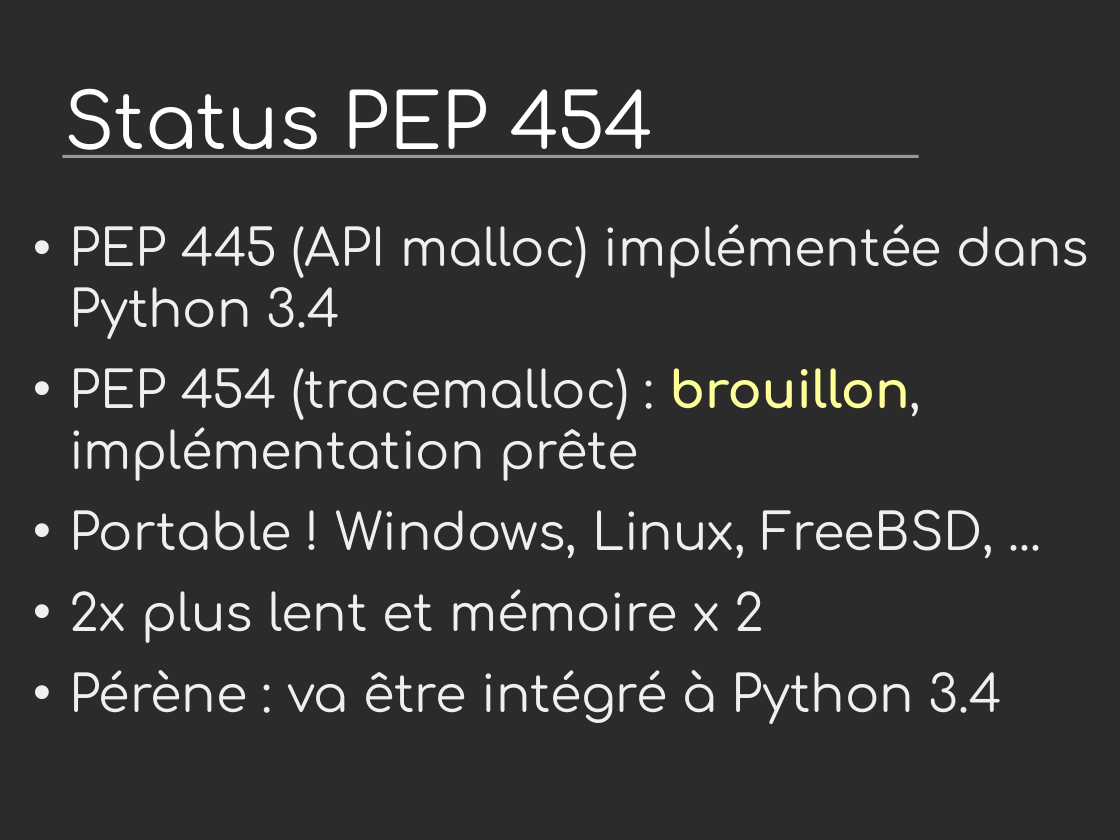
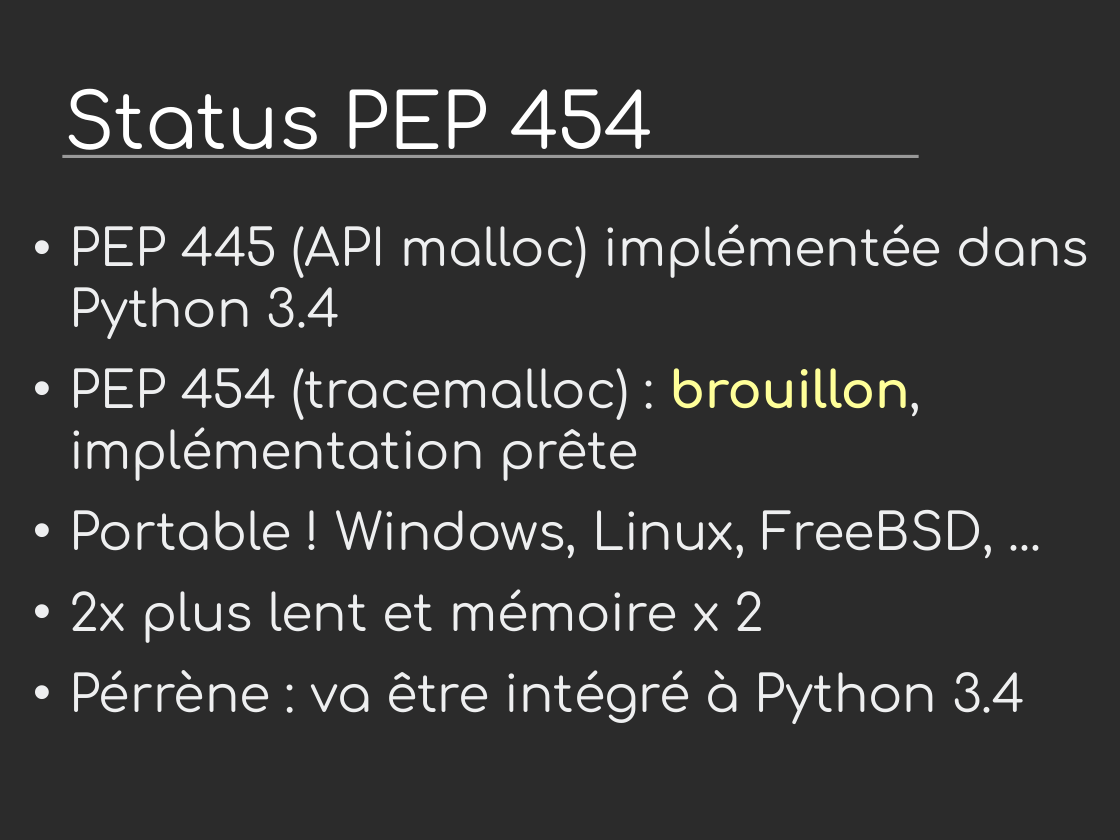
Before and after one commit to vstinner/talks, a slide deck: slide 24 of 2013-PyconFR-Strasbourg/tracemalloc.odp. Drawn at 1120x840 pixels with LibreOffice and Linux fonts; fonts in the diff are those of the drawing; background and template pictures are left out; a plain dark background stands for a picture behind light text. Boxes give left, top, right and bottom in pixels: in the first picture for what was removed or moved away, otherwise in the second. Text is boxed around its words. In the diff, an @@ line names an element or a change of style, - is before the commit and + after.

```diff
--- a/2013-PyconFR-Strasbourg/tracemalloc.odp
+++ b/2013-PyconFR-Strasbourg/tracemalloc.odp
@@ text at <box>69,670,1026,724</box>: text changed @@
-• Pérène : va être intégré à Python 3.4
+• Pérrène : va être intégré à Python 3.4
```
Also in this commit, not shown: 5 other slides changed, 1 other file.
